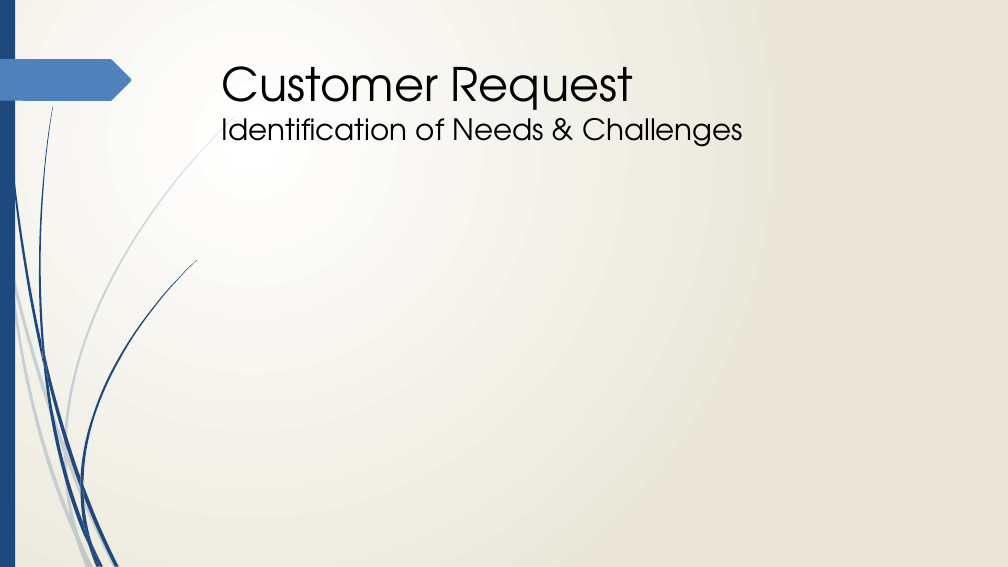
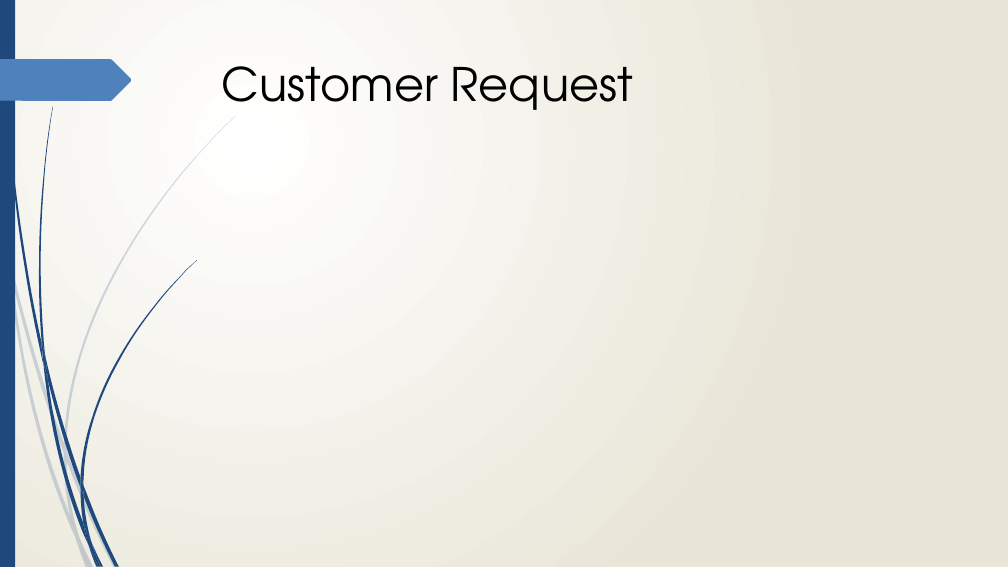
Before and after one commit to Jmr-Work/Pivotal_Presentation, a slide deck: slide 2 of Suppl/Pivotal Presentation - DTECTS.pptx. Drawn at 1008x567 pixels with LibreOffice and Linux fonts; fonts in the diff are those of the drawing. Boxes give left, top, right and bottom in pixels: in the first picture for what was removed or moved away, otherwise in the second. Text is boxed around its words. In the diff, an @@ line names an element or a change of style, - is before the commit and + after.

```diff
--- a/Suppl/Pivotal Presentation - DTECTS.pptx
+++ b/Suppl/Pivotal Presentation - DTECTS.pptx
@@ title at <box>222,66,633,110</box>: text changed; size 28 to 44 pt @@
-Customer Request
-Identification of Needs & Challenges
+Customer Request
```
Also in this commit, not shown: 9 other slides changed, 3 other files.
